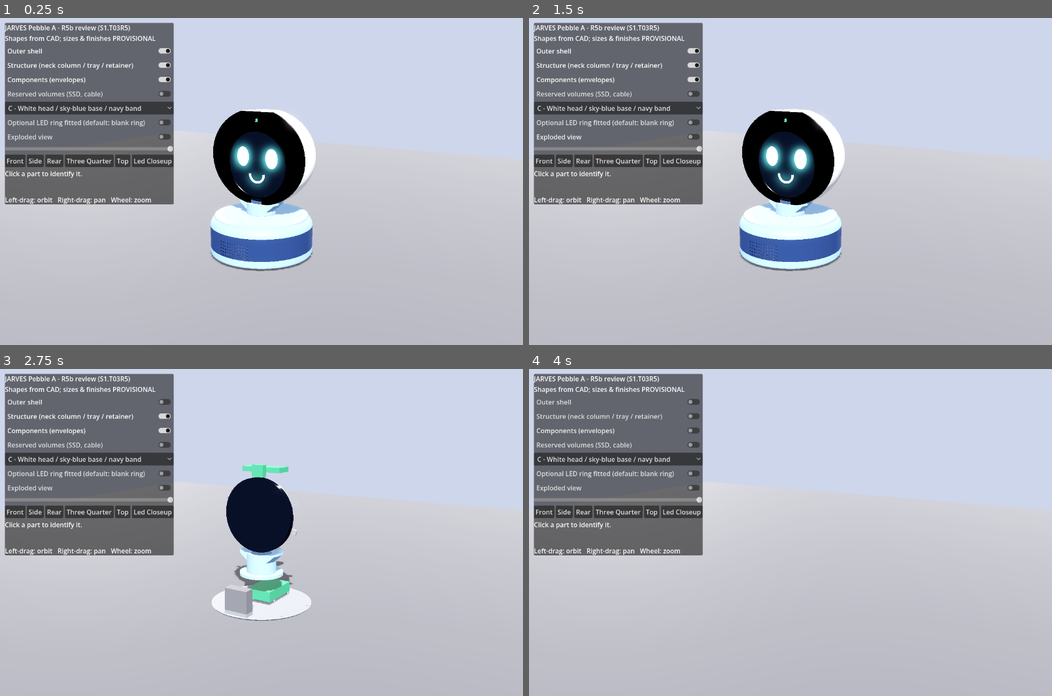
Above: before the commit, frames 1-4 (two rows, left to right).
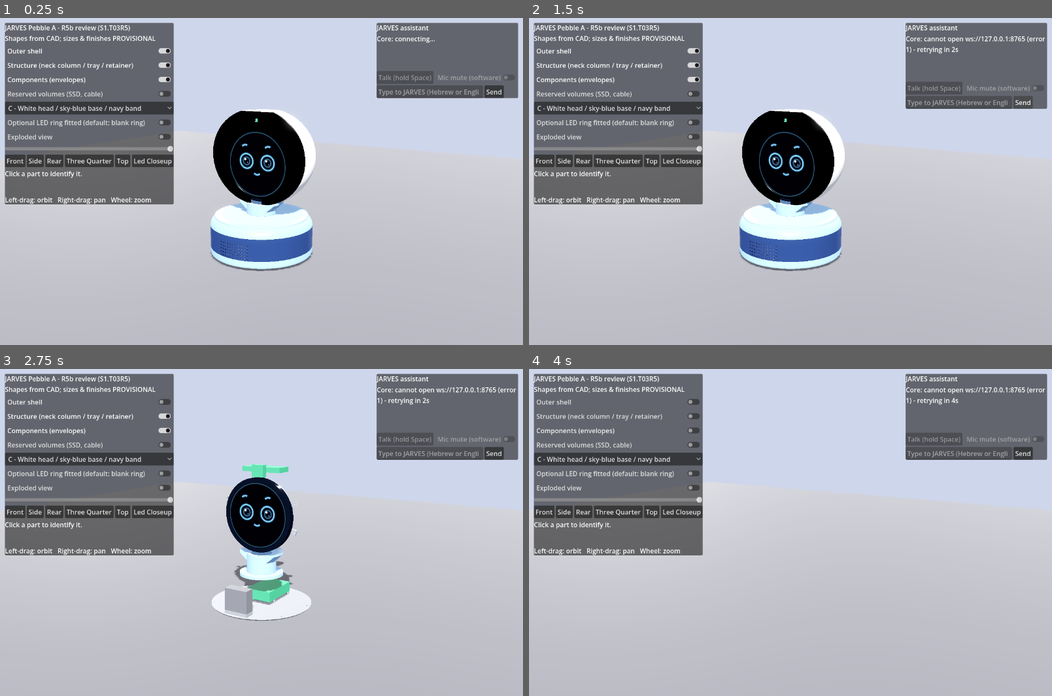
Above: after the commit, the same moments.

Repository: Jarvis-igerman-ai/jarves
Game: Godot game, scene res://main.tscn
Two runs of this game, one before a commit and one after it. Both use one fixed random seed, a clock stepped at 60 frames per second and the inputs below.
Inputs:
- Up to frame 1 (0.25 s): no input
- Up to frame 2 (1.5 s): click "Exploded view" (after the commit: "Send") at 0.5 s; click "Exploded view" (after the commit: "Send") at 1.25 s
- Up to frame 3 (2.75 s): click "Outer shell" at 2 s
- Up to frame 4 (4 s): click "Structure (neck column / tray…" at 2.75 s; click "Components (envelopes)" at 3.5 s

The runs differ from the first frame. In frame 1, 7.9% of the frame differs, in the area x 43-100%, y 1-55%; in frame 2, 8.7%; in frame 3, 8.6%; in frame 4, 7.1%.

Commit message:
godot: live animated face + Core link in the twin and a standalone face display (Refs #6 #7)
- face/face.gd: procedural face (idle/listening/thinking/speaking/happy/error) in the
  reference style; same script for the 3D twin (on the display glass, follows exploded view)
  and face_app.tscn (Mode B, kiosk option)
- face/core_link.gd: localhost WebSocket + token, backoff reconnect, truthful link state
- face/assistant_ui.gd: talk (hold Space), software mute, typed questions, captions,
  Core status, confirmation dialog
- real Godot<->Core E2E passes (face_app --e2e): reply + idle,thinking,speaking,happy,idle
- jarves stop command; core/run_core.cmd; previews/face/*.png (6 states + twin)

Co-Authored-By: Claude Opus 5.5 <noreply@anthropic.com>

Diff:
--- /dev/null
+++ b/godot/face/assistant_ui.gd
@@ -0,0 +1,142 @@
+extends PanelContainer
+## Assistant controls shared by the 3D twin (main.gd) and the face display (face_app.gd).
+## Talk (hold Space / button), software mute, typed questions, captions, Core status and
+## confirmation prompts. All behaviour lives in the Python Core; this is only UI + the link.
+
+const CoreLink := preload("res://face/core_link.gd")
+
+var link: Node
+var face: Control                 # face.gd instance to drive (set by the owner)
+var status_lbl: Label
+var caption: Label
+var entry: LineEdit
+var talk_btn: Button
+var mute_chk: CheckButton
+var confirm: ConfirmationDialog
+var _confirm_id := ""
+var _talk_held := false
+var last_status := {}
+
+
+func _ready() -> void:
+	link = CoreLink.new()
+	link.name = "CoreLink"
+	add_child(link)
+	link.link_changed.connect(_on_link)
+	link.message.connect(_on_message)
+	var box := VBoxContainer.new()
+	add_child(box)
+	var title := Label.new()
+	title.text = "JARVES assistant"
+	box.add_child(title)
+	status_lbl = Label.new()
+	status_lbl.text = "Core: connecting..."
+	status_lbl.custom_minimum_size = Vector2(330, 0)
+	status_lbl.autowrap_mode = TextServer.AUTOWRAP_WORD_SMART
+	box.add_child(status_lbl)
+	caption = Label.new()
+	caption.custom_minimum_size = Vector2(330, 60)
+	caption.autowrap_mode = TextServer.AUTOWRAP_WORD_SMART
+	caption.text_direction = Control.TEXT_DIRECTION_AUTO
+	box.add_child(caption)
+	var row := HBoxContainer.new()
+	box.add_child(row)
+	talk_btn = Button.new()
+	talk_btn.text = "Talk (hold Space)"
+	talk_btn.button_down.connect(func(): _talk(true))
+	talk_btn.button_up.connect(func(): _talk(false))
+	row.add_child(talk_btn)
+	mute_chk = CheckButton.new()
+	mute_chk.text = "Mic mute (software)"
+	mute_chk.toggled.connect(func(on): link.send("mic.set_mute", {"muted": on}))
+	row.add_child(mute_chk)
+	var row2 := HBoxContainer.new()
+	box.add_child(row2)
+	entry = LineEdit.new()
+	entry.placeholder_text = "Type to JARVES (Hebrew or English)..."
+	entry.custom_minimum_size = Vector2(260, 0)
+	entry.text_submitted.connect(_send_text)
+	row2.add_child(entry)
+	var send := Button.new()
+	send.text = "Send"
+	send.pressed.connect(func(): _send_text(entry.text))
+	row2.add_child(send)
+	confirm = ConfirmationDialog.new()
+	confirm.confirmed.connect(func(): _answer(true))
+	confirm.canceled.connect(func(): _answer(false))
+	add_child(confirm)
+	_set_controls(false)
+
+
+func _set_controls(on: bool) -> void:
+	talk_btn.disabled = not on
+	mute_chk.disabled = not on
+	entry.editable = on
+
+
+func _talk(down: bool) -> void:
+	if down == _talk_held:
+		return
+	_talk_held = down
+	link.send("talk.down" if down else "talk.up")
+
+
+func _send_text(t: String) -> void:
+	t = t.strip_edges()
+	if t == "" or not link.connected:
+		return
+	link.send("user.text", {"text": t})
+	caption.text = "You: " + t
+	entry.text = ""
+
+
+func _answer(ok: bool) -> void:
+	if _confirm_id != "":
+		link.send("confirm.reply", {"id": _confirm_id, "approved": ok})
+		_confirm_id = ""
+
+
+func _unhandled_input(e: InputEvent) -> void:
+	if e is InputEventKey and e.keycode == KEY_SPACE and not e.echo and not entry.has_focus():
+		_talk(e.pressed)
+		get_viewport().set_input_as_handled()
+
+
+func _on_link(connected: bool, detail: String) -> void:
+	_set_controls(connected)
+	if not connected:
+		status_lbl.text = "Core: " + detail
+		if face:
+			face.set_state("idle")
+
+
+func _on_message(t: String, p: Dictionary) -> void:
+	match t:
+		"face.set_state":
+			if face:
+				face.set_state(p.get("state", "idle"))
+		"assistant.text":
+			caption.text = "JARVES: " + str(p.get("text", ""))
+		"user.transcript":
+			caption.text = "You: " + str(p.get("text", ""))
+		"error":
+			caption.text = "! %s: %s %s" % [p.get("code", ""), p.get("message", ""), p.get("action", "")]
+		"confirm.request":
+			_confirm_id = str(p.get("id", ""))
+			confirm.dialog_text = str(p.get("prompt", "Confirm?"))
+			confirm.popup_centered()
+		"status":
+			last_status = p
+			_show_status(p)
+
+
+func _show_status(p: Dictionary) -> void:
+	var lines := ["Core: %s   voice: %s%s" % [p.get("core", "?"), p.get("voice_mode", "?"),
+			"   (mic muted)" if p.get("mic_muted", false) else ""]]
+	var comps: Dictionary = p.get("components", {})
+	for k in comps:
+		var c: Dictionary = comps[k]
+		if c.get("status", "") in ["unavailable", "degraded"]:
+			lines.append("- %s: %s" % [k, c.get("detail", "")])
+	status_lbl.text = "\n".join(lines)
+	mute_chk.set_pressed_no_signal(p.get("mic_muted", false))
--- /dev/null
+++ b/godot/face/core_link.gd
@@ -0,0 +1,111 @@
+extends Node
+## Godot side of the Core link (core/src/jarves/link.py): localhost WebSocket + per-install token,
+## automatic reconnect with backoff, truthful link state for the UI.
+
+signal link_changed(connected: bool, detail: String)
+signal message(type: String, payload: Dictionary)
+
+const PROTOCOL := 1
+var url := "ws://127.0.0.1:8765"
+var ws := WebSocketPeer.new()
+var connected := false
+var detail := "not connected"
+var _hello_sent := false
+var _retry_at := 0.0
+var _backoff := 1.0
+var _was_open := false
+var _active := true
+
+
+func _ready() -> void:
+	for a in OS.get_cmdline_user_args():
+		if a.begins_with("--core-port="):
+			url = "ws://127.0.0.1:%s" % a.substr(12)
+	_connect()
+
+
+static func state_dir() -> String:
+	var h := OS.get_environment("JARVES_HOME")
+	if h != "":
+		return h
+	if OS.get_name() == "Windows":
+		return OS.get_environment("LOCALAPPDATA").path_join("jarves")
+	var x := OS.get_environment("XDG_STATE_HOME")
+	return (x if x != "" else OS.get_environment("HOME").path_join(".local/state")).path_join("jarves")
+
+
+func _token() -> String:
+	var f := FileAccess.open(state_dir().path_join("link_token"), FileAccess.READ)
+	return f.get_as_text().strip_edges() if f else ""
+
+
+func _set_link(c: bool, d: String) -> void:
+	if c != connected or d != detail:
+		connected = c
+		detail = d
+		link_changed.emit(c, d)
+
+
+func _connect() -> void:
+	ws = WebSocketPeer.new()
+	_hello_sent = false
+	_was_open = false
+	var err := ws.connect_to_url(url)
+	if err != OK:
+		_schedule("cannot open %s (error %d)" % [url, err])
+
+
+func _schedule(why: String) -> void:
+	_set_link(false, "%s - retrying in %.0fs" % [why, _backoff])
+	_retry_at = Time.get_ticks_msec() / 1000.0 + _backoff
+	_backoff = minf(_backoff * 2.0, 5.0)
+
+
+func send(type: String, payload: Dictionary = {}) -> bool:
+	if not connected:
+		return false
+	return ws.send_text(JSON.stringify({"type": type, "payload": payload})) == OK
+
+
+func stop() -> void:
+	_active = false
+	ws.close(1000, "face closing")
+
+
+func _process(_d: float) -> void:
+	if not _active:
+		return
+	if _retry_at > 0.0:
+		if Time.get_ticks_msec() / 1000.0 >= _retry_at:
+			_retry_at = 0.0
+			_connect()
+		return
+	ws.poll()
+	match ws.get_ready_state():
+		WebSocketPeer.STATE_OPEN:
+			_was_open = true
+			if not _hello_sent:
+				var tok := _token()
+				if tok == "":
+					ws.close(1000, "no token")
+					_schedule("Core token missing in %s (start the Core first)" % state_dir())
+					return
+				ws.send_text(JSON.stringify({"type": "hello", "payload": {"token": tok, "client": "godot",
+						"protocol": PROTOCOL}}))
+				_hello_sent = true
+			while ws.get_available_packet_count() > 0:
+				var parsed = JSON.parse_string(ws.get_packet().get_string_from_utf8())
+				if typeof(parsed) != TYPE_DICTIONARY:
+					continue
+				var t: String = parsed.get("type", "")
+				var p: Dictionary = parsed.get("payload", {}) if typeof(parsed.get("payload")) == TYPE_DICTIONARY else {}
+				if t == "hello.ok":
+					_backoff = 1.0
+					_set_link(true, "connected to Core")
+				message.emit(t, p)
+		WebSocketPeer.STATE_CLOSED:
+			var code := ws.get_close_code()
+			var why := "Core not running" if not _was_open else "Core disconnected (code %d)" % code
+			if code == 4401:
+				why = "Core rejected the token (restart the Core and the face)"
+			_schedule(why)
--- /dev/null
+++ b/godot/face/face.gd
@@ -0,0 +1,142 @@
+extends Control
+## JARVES animated face (shared by the 3D twin and the on-device face display, docs/FACE_RUNTIME.md).
+## Procedural, resolution-independent drawing in the style of assets/JARVIS_visual_reference.png:
+## glowing ring eyes with highlights, arched brows, small smile, on a dark round screen.
+## States (face.set_state from the Core): idle, listening, thinking, speaking, happy, error.
+
+const STATES := ["idle", "listening", "thinking", "speaking", "happy", "error"]
+const BLUE := Color(0.42, 0.74, 1.0)
+const RED := Color(1.0, 0.35, 0.3)
+
+var state := "idle"
+var t := 0.0
+var _blink := 1.0          # 1 open .. 0 closed
+var _next_blink := 2.5
+var _blink_t := -1.0
+# smoothed parameters
+var _open := 1.0
+var _look := Vector2.ZERO
+var _brow := 0.0
+var _mouth := 0.0          # 0 smile .. 1 open
+var _col := BLUE
+var _ring := 0.0           # outer screen ring intensity (listening)
+var _happy := 0.0
+var _rng := RandomNumberGenerator.new()
+
+
+func set_state(s: String) -> void:
+	if s in STATES:
+		state = s
+		queue_redraw()
+
+
+func _process(delta: float) -> void:
+	t += delta
+	var target_open := 1.0
+	var target_look := Vector2(sin(t * 0.37) * 0.15, sin(t * 0.23) * 0.08)
+	var target_brow := 0.0
+	var target_mouth := 0.0
+	var target_col := BLUE
+	var target_ring := 0.15
+	var target_happy := 0.0
+	match state:
+		"listening":
+			target_open = 1.12
+			target_look = Vector2.ZERO
+			target_brow = 0.35
+			target_ring = 0.65 + 0.35 * sin(t * 5.0)
+		"thinking":
+			target_open = 0.72
+			target_look = Vector2(0.55, -0.55)
+			target_brow = -0.25
+			target_ring = 0.3
+		"speaking":
+			target_mouth = 0.25 + 0.75 * absf(sin(t * 11.0) * sin(t * 4.3 + 1.0))
+			target_ring = 0.35
+		"happy":
+			target_happy = 1.0
+			target_brow = 0.5
+		"error":
+			target_col = RED
+			target_open = 0.6
+			target_brow = -0.6
+			target_ring = 0.4 + 0.3 * sin(t * 8.0)
+	var k := clampf(delta * 10.0, 0.0, 1.0)
+	_open = lerpf(_open, target_open, k)
+	_look = _look.lerp(target_look, k * 0.6)
+	_brow = lerpf(_brow, target_brow, k)
+	_mouth = lerpf(_mouth, target_mouth, clampf(delta * 18.0, 0.0, 1.0))
+	_col = _col.lerp(target_col, k)
+	_ring = lerpf(_ring, target_ring, k)
+	_happy = lerpf(_happy, target_happy, k)
+	# natural blinking (not while listening intently)
+	if _blink_t >= 0.0:
+		_blink_t += delta
+		_blink = absf(cos(clampf(_blink_t / 0.16, 0.0, 1.0) * PI))
+		if _blink_t > 0.16:
+			_blink_t = -1.0
+			_blink = 1.0
+	elif t > _next_blink and state != "listening":
+		_blink_t = 0.0
+		_next_blink = t + _rng.randf_range(2.2, 5.5)
+	queue_redraw()
+
+
+func _glow_arc(c: Vector2, r: float, a0: float, a1: float, w: float, col: Color) -> void:
+	for i in range(2, 0, -1):     # soft glow: wide faint passes under the core line
+		draw_arc(c, r, a0, a1, 48, Color(col, 0.10 * (4 - i)), w * (1.0 + i * 0.9), true)
+	draw_arc(c, r, a0, a1, 48, col, w, true)
+
+
+func _glow_ring(c: Vector2, r: float, w: float, col: Color) -> void:
+	for i in range(2, 0, -1):
+		draw_circle(c, r, Color(col, 0.10 * (3 - i)), false, w * (1.0 + i * 0.9), true)
+	draw_circle(c, r, col, false, w, true)
+
+
+func _eye(c: Vector2, u: float, mirror: float) -> void:
+	var r := u * 0.112
+	var open := clampf(_open * _blink, 0.04, 1.3)
+	if _happy > 0.5:              # ^ ^ eyes
+		_glow_arc(c + Vector2(0, r * 0.25), r * 0.95, PI * 1.12, PI * 1.88, u * 0.022, _col)
+		return
+	draw_set_transform(c, 0.0, Vector2(1.0, open))
+	_glow_ring(Vector2.ZERO, r, u * 0.019, _col)
+	var p := _look * r * 0.38
+	draw_circle(p, r * 0.62, Color(_col.darkened(0.55), 0.95))
+	draw_circle(p, r * 0.42, Color(0.02, 0.04, 0.09))
+	draw_circle(p + Vector2(-r * 0.22, -r * 0.24), r * 0.17, Color(1, 1, 1, 0.95))
+	draw_circle(p + Vector2(r * 0.18, r * 0.20), r * 0.07, Color(1, 1, 1, 0.8))
+	draw_set_transform(Vector2.ZERO, 0.0, Vector2.ONE)
+	# brow: short arc above the eye, tilted by state
+	var bc := c + Vector2(r * 0.15 * mirror, -r * (1.45 + 0.25 * _brow))
+	var tilt := -0.25 * _brow * mirror
+	_glow_arc(bc, r * 0.75, PI * 1.25 + tilt, PI * 1.62 + tilt, u * 0.016, _col)
+
+
+func _draw() -> void:
+	var u: float = min(size.x, size.y)
+	var c := size / 2.0
+	draw_circle(c, u * 0.5, Color(0.0, 0.0, 0.0))
+	draw_circle(c, u * 0.47, Color(0.02, 0.03, 0.06))
+	if _ring > 0.01:
+		_glow_ring(c, u * 0.485, u * 0.008, Color(_col, clampf(_ring, 0.0, 1.0)))
+	var ex := u * 0.185
+	var ey := -u * 0.04
+	_eye(c + Vector2(-ex, ey), u, -1.0)
+	_eye(c + Vector2(ex, ey), u, 1.0)
+	var mc := c + Vector2(0, u * 0.13)
+	if _mouth > 0.06:
+		var h := u * 0.055 * _mouth
+		draw_set_transform(mc, 0.0, Vector2(1.0, maxf(h / (u * 0.05), 0.05)))
+		draw_circle(Vector2.ZERO, u * 0.05, Color(_col, 0.9))
+		draw_set_transform(Vector2.ZERO, 0.0, Vector2.ONE)
+	else:
+		_glow_arc(mc - Vector2(0, u * 0.045), u * 0.07, PI * 0.25, PI * 0.75, u * 0.016, _col)
+	if state == "thinking":
+		for i in 3:
+			var a := t * 3.0 + i * TAU / 3.0
+			draw_circle(c + Vector2(u * 0.3, -u * 0.28) + Vector2(cos(a), sin(a)) * u * 0.035, u * 0.011, Color(_col, 0.8))
+	elif state == "error":
+		draw_string(ThemeDB.fallback_font, c + Vector2(-u * 0.02, u * 0.33), "!", HORIZONTAL_ALIGNMENT_CENTER, -1,
+				int(u * 0.09), _col)
--- /dev/null
+++ b/godot/face/face_app.gd
@@ -0,0 +1,93 @@
+extends Control
+## Face display app (Mode B, docs/FACE_RUNTIME.md): the round face full-window + assistant controls.
+## Same face.gd and Core link as the 3D twin. Args: --kiosk (hide controls; Space still talks),
+## --state=<s> (preview a state without the Core), --shot=<png> (screenshot then quit), --check (self-test).
+
+const Face := preload("res://face/face.gd")
+const AssistantUI := preload("res://face/assistant_ui.gd")
+
+var face: Control
+var ui: PanelContainer
+
+
+func _ready() -> void:
+	var bg := ColorRect.new()
+	bg.color = Color(0.03, 0.03, 0.05)
+	bg.set_anchors_preset(Control.PRESET_FULL_RECT)
+	add_child(bg)
+	face = Face.new()
+	add_child(face)
+	ui = AssistantUI.new()
+	ui.face = face
+	ui.position = Vector2(12, 12)
+	add_child(ui)
+	get_viewport().size_changed.connect(_layout)
+	_layout()
+	var args := OS.get_cmdline_user_args()
+	for a in args:
+		if a == "--kiosk":
+			ui.modulate.a = 0.0
+		elif a.begins_with("--state="):
+			face.set_state(a.substr(8))
+	if "--check" in args:
+		_check()
+		return
+	if "--e2e" in args:
+		_e2e()
+		return
+	for a in args:
+		if a.begins_with("--shot="):
+			await get_tree().create_timer(1.0).timeout
+			get_viewport().get_texture().get_image().save_png(a.substr(7))
+			get_tree().quit(0)
+
+
+func _layout() -> void:
+	var s := get_viewport_rect().size
+	var d: float = min(s.x, s.y)
+	face.size = Vector2(d, d)
+	face.position = (s - face.size) / 2.0
+
+
+func _e2e() -> void:
+	# real Godot <-> real Core round trip: connect, ask, expect a reply and the face state sequence
+	var states: Array = []
+	var replies: Array = []
+	ui.link.message.connect(func(t, p):
+		if t == "face.set_state":
+			states.append(p.get("state"))
+		elif t == "assistant.text":
+			replies.append(p))
+	var t0 := Time.get_ticks_msec()
+	while not ui.link.connected and Time.get_ticks_msec() - t0 < 15000:
+		await get_tree().process_frame
+	if not ui.link.connected:
+		print("E2E RESULT: FAIL (not connected: %s)" % ui.link.detail)
+		get_tree().quit(1)
+		return
+	ui._send_text("מה השעה?")
+	t0 = Time.get_ticks_msec()
+	while (replies.is_empty() or states.is_empty() or states[-1] != "idle") and Time.get_ticks_msec() - t0 < 20000:
+		await get_tree().process_frame
+	var ok: bool = not replies.is_empty() and "thinking" in states and face.state == "idle"
+	print("E2E RESULT: %s (reply: %s; face states: %s)" % ["PASS" if ok else "FAIL",
+			replies[0].get("text", "") if replies.size() else "-", ",".join(states)])
+	get_tree().quit(0 if ok else 1)
+
+
+func _check() -> void:
+	# headless self-test: every state animates without script errors; link reports a truthful state
+	var ok := true
+	for st in face.STATES:
+		face.set_state(st)
+		for i in 5:
+			await get_tree().process_frame
+		if face.state != st:
+			ok = false
+	face.set_state("not-a-state")
+	ok = ok and face.state == face.STATES[-1]
+	await get_tree().create_timer(0.5).timeout
+	var link_ok: bool = ui.link.connected or ui.link.detail != ""
+	print("FACE CHECK RESULT: %s (states %d, link: %s)" % ["PASS" if ok and link_ok else "FAIL", face.STATES.size(),
+			ui.link.detail])
+	get_tree().quit(0 if ok and link_ok else 1)
--- /dev/null
+++ b/godot/face/face_app.tscn
@@ -0,0 +1,10 @@
+[gd_scene format=3]
+
+[ext_resource type="Script" path="res://face/face_app.gd" id="1"]
+
+[node name="FaceApp" type="Control"]
+layout_mode = 3
+anchors_preset = 15
+anchor_right = 1.0
+anchor_bottom = 1.0
+script = ExtResource("1")
--- a/godot/main.gd
+++ b/godot/main.gd
@@ -21,6 +21,9 @@
 const EXPLODE_LIFT := 0.10  # m, global +Y lift per unit factor so downward offsets stay above the ground
 const LED_RING := ["LED_Diffuser_Front", "LED_Diffuser_Back", "LED_Strip", "LED_Connector"]
 const BLANKS := ["LED_Blank_Front", "LED_Blank_Back"]
+const STATIC_FACE := ["Face_Eye_L", "Face_Eye_R", "Face_Smile"]   # Blender placeholder, replaced by the live face
+const FaceScript := preload("res://face/face.gd")
+const AssistantUI := preload("res://face/assistant_ui.gd")
 
 var parts := {}      # name -> MeshInstance3D
 var bodies := {}     # name -> StaticBody3D (click collision)
@@ -54,6 +57,9 @@
 var step_mode := false
 var leader_layer: CanvasLayer
 var label_px: Array = []  # screen positions of placed Label3Ds (overlap avoidance)
+var face: Control         # live face (face/face.gd) rendered onto the display glass
+var face_quad: MeshInstance3D
+var assistant: PanelContainer
 
 
 func _ready() -> void:
@@ -83,6 +89,7 @@
 	for n in parts:
 		orig_pos[n] = parts[n].global_transform.origin
 	_build_ui()
+	_build_face()
 	_apply_finish(fin.default)
 	_apply_visibility()
 	_update_camera()
@@ -252,6 +259,39 @@
 	box.add_child(help)
 
 
+func _build_face() -> void:
+	# live animated face on the display glass + assistant controls (Core link); same face as face_app.tscn
+	var vp := SubViewport.new()
+	vp.size = Vector2i(720, 720)
+	vp.transparent_bg = true
+	vp.render_target_update_mode = SubViewport.UPDATE_ALWAYS
+	face = FaceScript.new()
+	face.size = Vector2(720, 720)
+	vp.add_child(face)
+	add_child(vp)
+	if parts.has("Display_Panel"):
+		var bb := _cad_aabb("Display_Panel")
+		var q := QuadMesh.new()
+		q.size = Vector2(0.132, 0.132)       # = CAD face opening (r66)
+		var m := StandardMaterial3D.new()
+		m.shading_mode = BaseMaterial3D.SHADING_MODE_UNSHADED
+		m.transparency = BaseMaterial3D.TRANSPARENCY_ALPHA
+		m.albedo_texture = vp.get_texture()
+		face_quad = MeshInstance3D.new()
+		face_quad.name = "LiveFace"
+		face_quad.mesh = q
+		face_quad.material_override = m
+		parts["Display_Panel"].add_child(face_quad)   # follows the exploded view
+		var ctr := bb.get_center()
+		face_quad.global_transform = Transform3D(Basis.IDENTITY, Vector3(ctr.x, ctr.y, bb.end.z + 0.0008))  # facing +Z (front), ignores GLB node rotation
+	if "--no-core" in OS.get_cmdline_user_args():
+		return
+	assistant = AssistantUI.new()
+	assistant.face = face
+	ui_layer.add_child(assistant)
+	assistant.set_anchors_and_offsets_preset(Control.PRESET_TOP_RIGHT, Control.PRESET_MODE_MINSIZE, 12)
+
+
 func _set_layer(on: bool, c: String) -> void:
 	shown[c] = on
 	if checks.has(c) and checks[c].button_pressed != on:
@@ -261,6 +301,8 @@
 
 func _part_visible(n: String) -> bool:
 	var c: String = cat[n]
+	if n in STATIC_FACE and face_quad != null:
+		return false
 	if c == "alternate":
 		return blank_led and shown["exterior"]
 	if blank_led and n in BLANKS:
Not shown, added: godot/face/assistant_ui.gd.uid
Not shown, added: godot/face/core_link.gd.uid
Not shown, added: godot/face/face.gd.uid
Not shown, added: godot/face/face_app.gd.uid
Binary file added: godot/previews/face/face_error.png
Binary file added: godot/previews/face/face_happy.png
Binary file added: godot/previews/face/face_idle.png
Binary file added: godot/previews/face/face_listening.png
Binary file added: godot/previews/face/face_speaking.png
Binary file added: godot/previews/face/face_thinking.png
Binary file added: godot/previews/face/twin_3q_live_face.png
Binary file added: godot/previews/face/twin_front_live_face.png
(and 2 more such lines)
